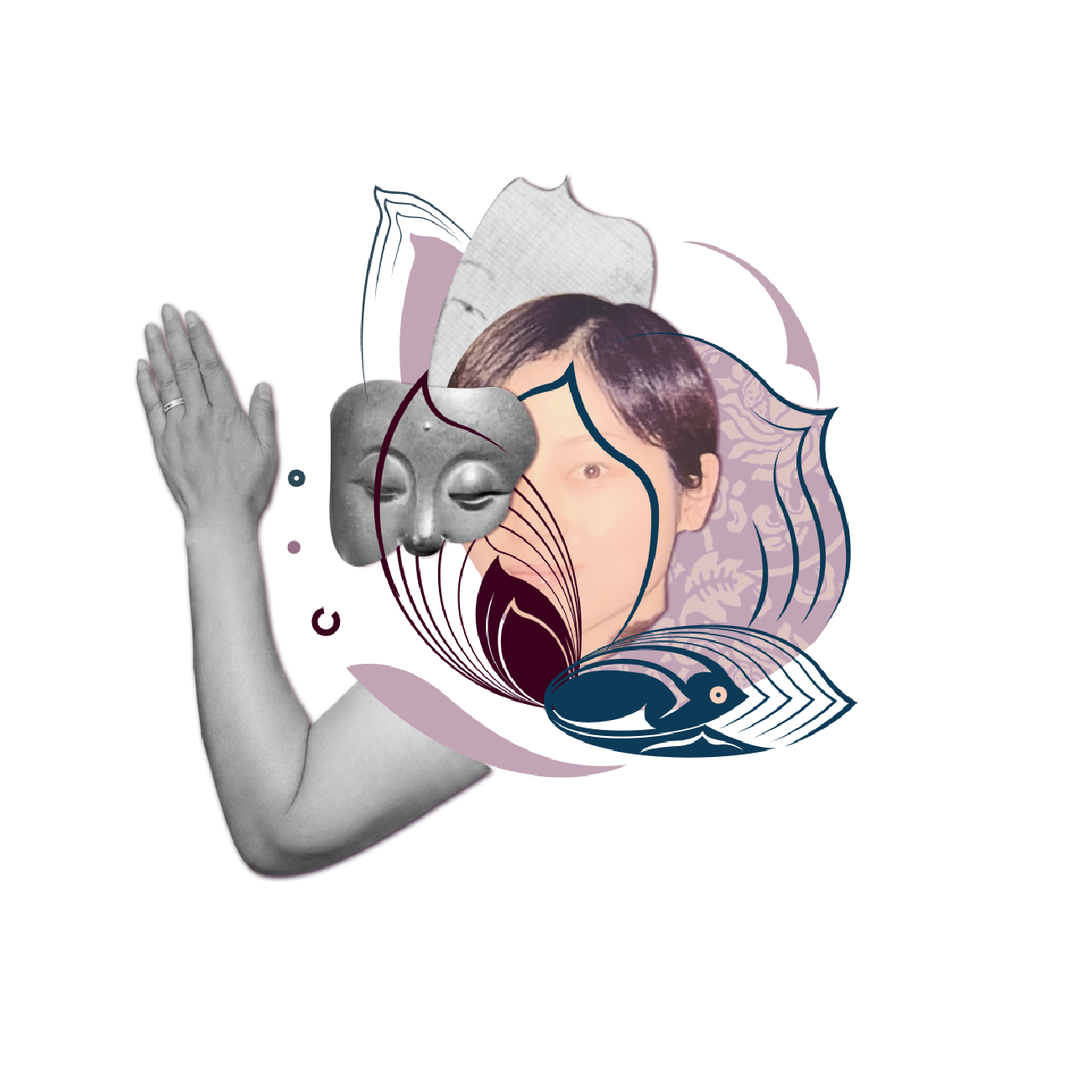
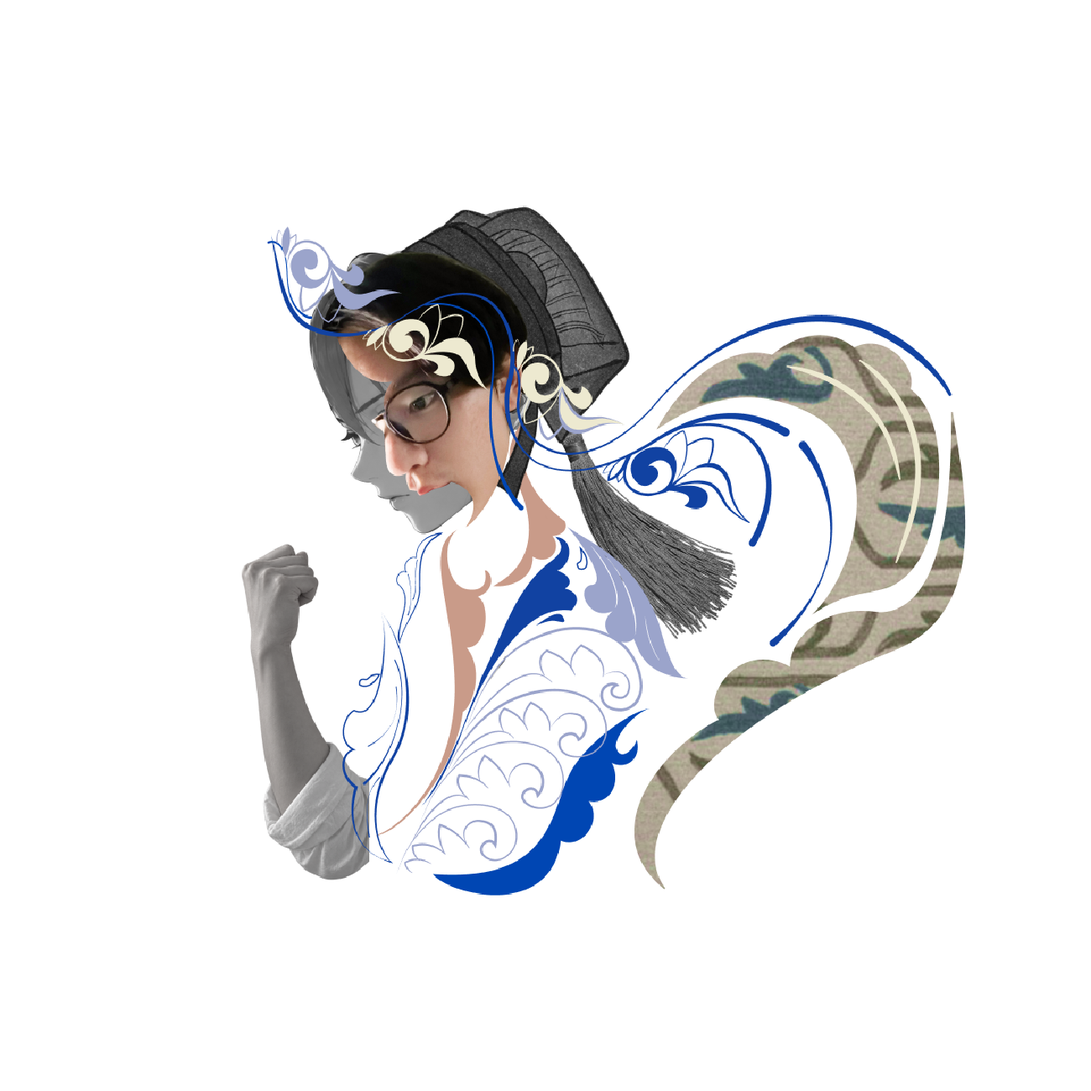
Comparing the layer stacks of the two w=1091, h=1091 images. Changes:
added layer "大学生 侧面" above "大学生" over 240, 204, 967, 896
hid "居士 左边" over 134, 172, 859, 883
